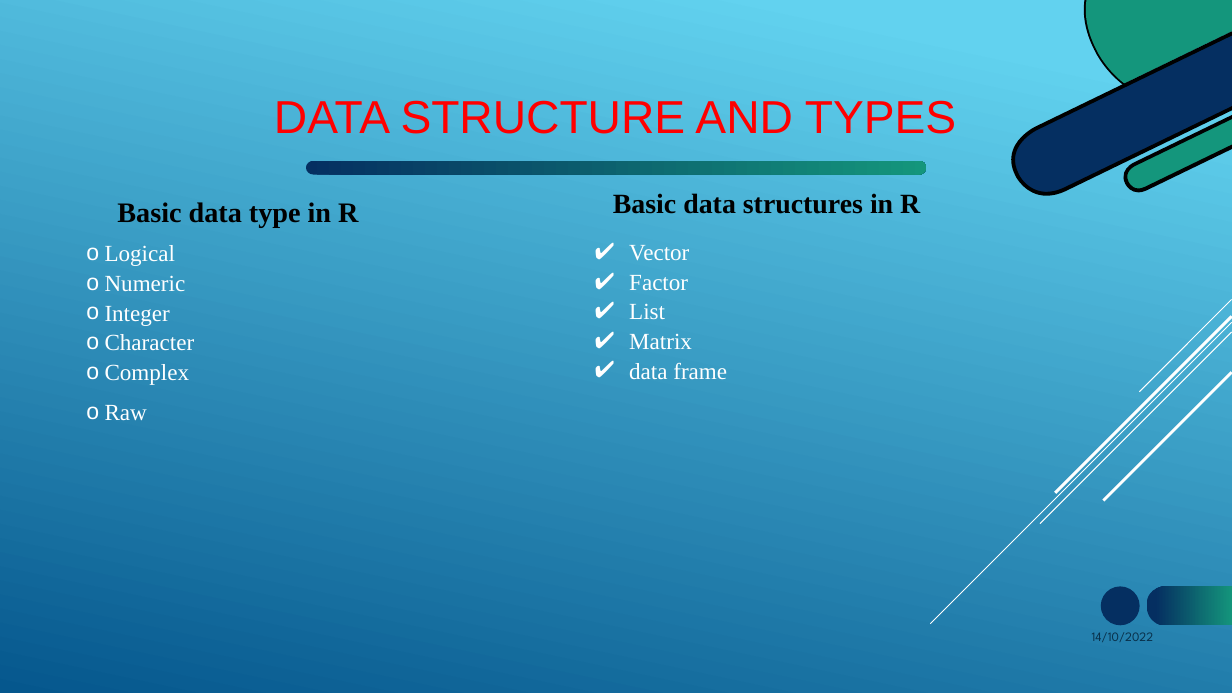
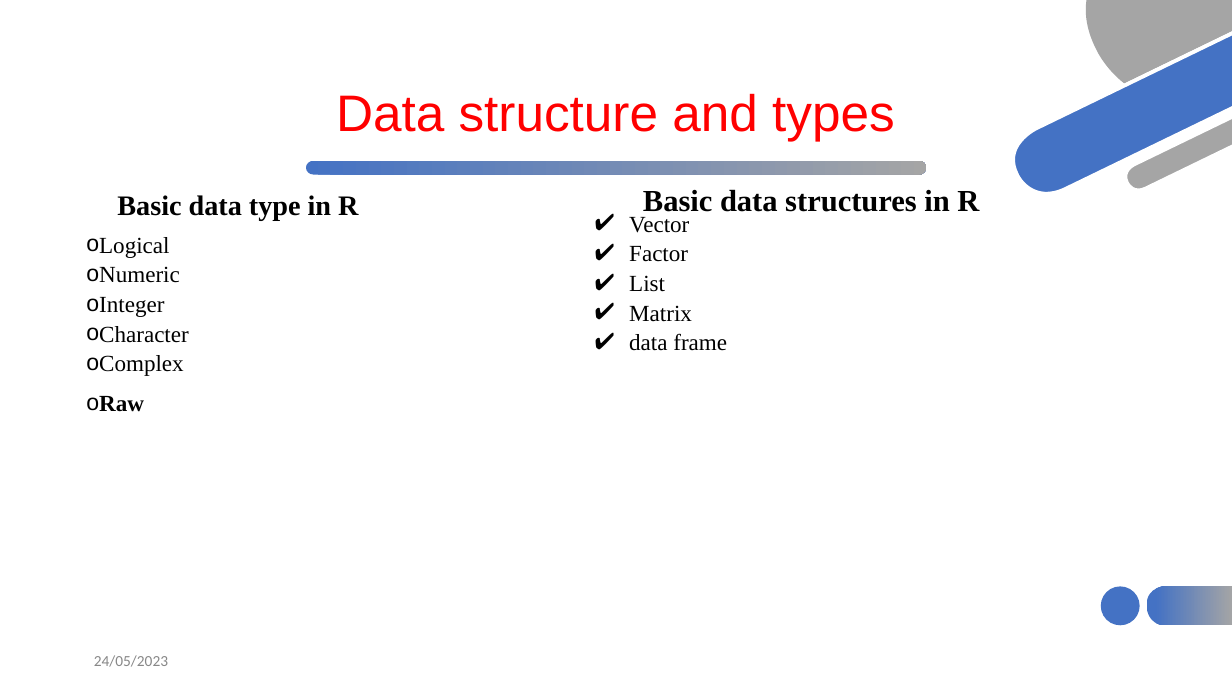
Before and after one commit to HaymanotB/himsite, a slide deck: slide 17 of lecture/RStudio_material.pptx. Drawn at 1232x693 pixels with LibreOffice and Linux fonts; fonts in the diff are those of the drawing. Boxes give left, top, right and bottom in pixels: in the first picture for what was removed or moved away, otherwise in the second. Text is boxed around its words. In the diff, an @@ line names an element or a change of style, - is before the commit and + after.

```diff
--- a/lecture/RStudio_material.pptx
+++ b/lecture/RStudio_material.pptx
@@ background gradient #62D2EF to #05578D to #FFFFFF @@
@@ freeform shape at [1085,0,1232,84]: fill #14967C to #A5A5A5 @@
@@ fill #000000 to #FFFFFF in 3 elements at [1083,0,1231,101], [1123,114,1232,192], [1011,30,1232,196] @@
@@ freeform shape at [1013,32,1232,193]: fill #052F61 to #4472C4 @@
@@ title at [336,93,895,141]: text changed; size 36 to 40 pt @@
-DATA STRUCTURE AND TYPES
+Data structure and types
@@ freeform shape at [1125,116,1232,190]: fill #14967C to #A5A5A5 @@
@@ freeform shape at [305,160,927,176]: fill gradient #052F61 to #14967C to gradient #4472C4 to #A5A5A5 @@
@@ text "Basic data type in R" at [117,195,358,220]: line spacing 1 to 0.9; vertical alignment middle to top @@
@@ text "Vector" at [629,217,727,351]: text colour #FFFFFF to #000000; bullet colour #FFFFFF to #000000; vertical alignment middle to top @@
@@ text "Basic data structures in R" at [643,189,979,212]: size 21.7 to 23.8 pt; alignment left to centre; line spacing 0.8 to 0.7; vertical alignment middle to top @@
@@ text "Logical" at [99,237,189,412]: text colour #FFFFFF to #000000; bold on in "Raw"; indent changed; bullet colour #FFFFFF to #000000; vertical alignment middle to top @@
@@ group removed at [931,299,1232,624]: 5 lines @@
@@ ellipse at [1101,587,1140,626]: fill #052F61 to #4472C4 @@
@@ freeform shape at [1146,585,1232,627]: fill gradient #052F61 to #14967C to gradient #4472C4 to #A5A5A5 @@
@@ text added at [94,655,168,667], 12 pt, text #888888 @@
+24/05/2023
@@ text removed at [1092,632,1154,642] @@
-14/10/2022
```
Also in this commit, not shown: 30 other slides changed, 1 slide added, 4 other files.
